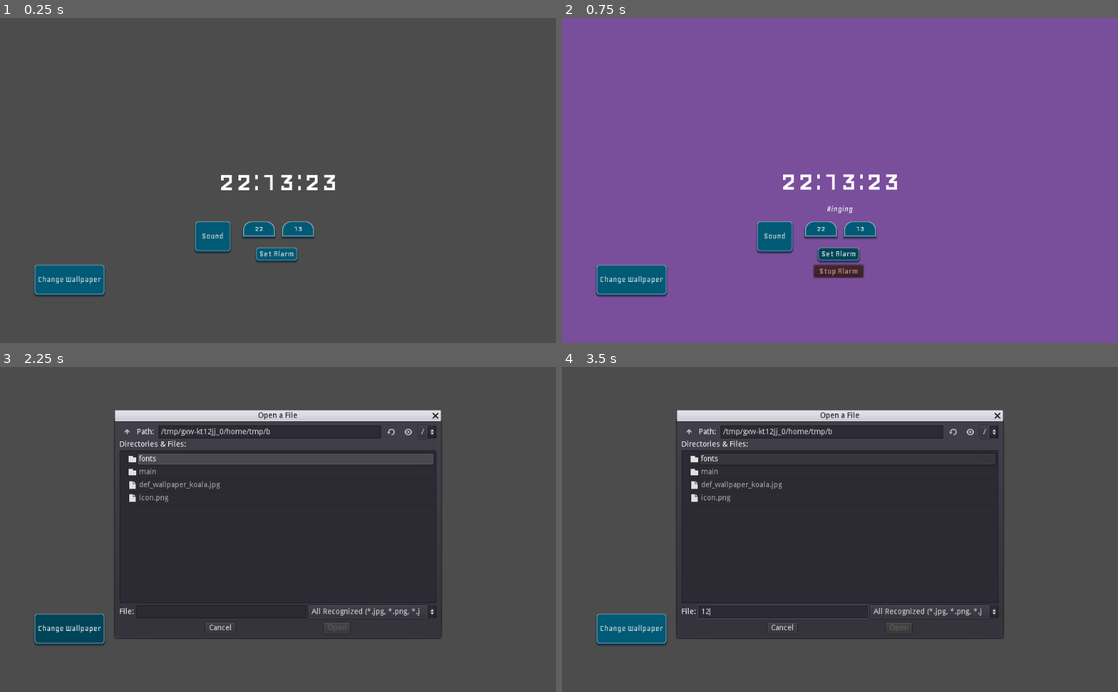
Above: before the commit, frames 1-4 (two rows, left to right).
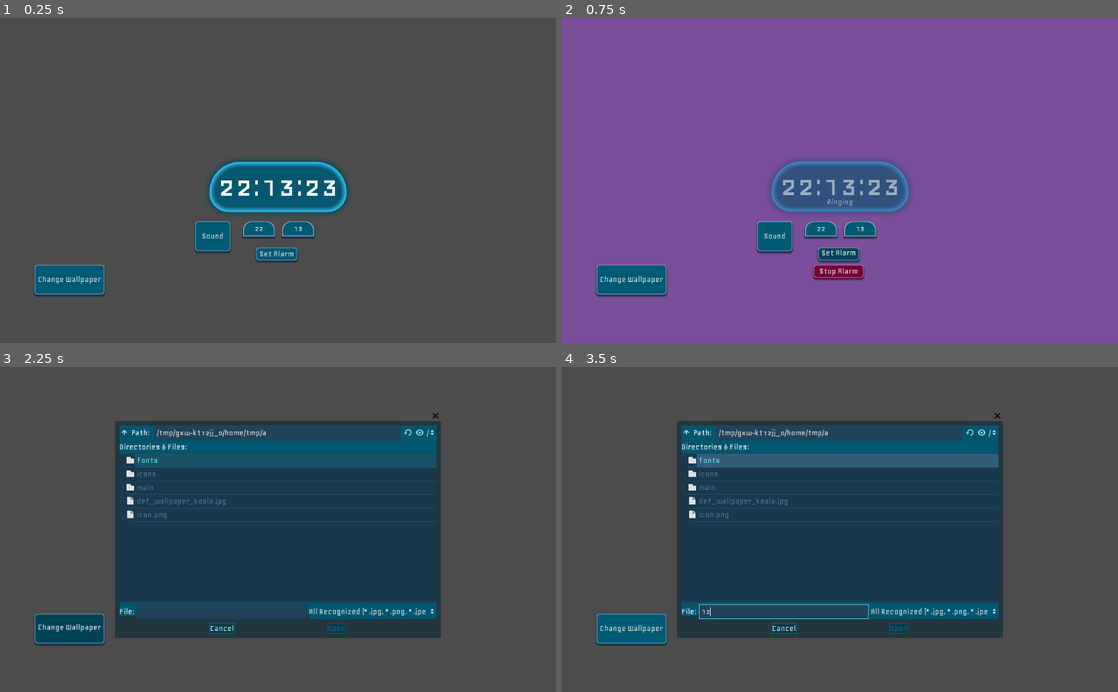
Above: after the commit, the same moments.

Repository: Quinhz/godowake
Game: Godot game, scene res://main/Main.tscn
The game is run twice, just before and just after one commit, with the same random seed, the same clock (stepped at 60 frames per second) and the same inputs.
Inputs (mouse positions are in pixels of both pictures, inside the frame that each line leads up to):
- Up to frame 1 (0.25 s): no input
- Up to frame 2 (0.75 s): click "Set Alarm" at 0.5 s
- Up to frame 3 (2.25 s): click "Stop Alarm" at 1.25 s; click "Change Wallpaper" at 2 s
- Up to frame 4 (3.5 s): click (784, 610) at 2.77 s; type "12" at 2.85 s

The runs differ from the first frame. In frame 1, 4.0% of the frame differs, in the area x 37-63%, y 43-61%; in frame 2, 4.4%; in frame 3, 38%, in the area x 6-80%, y 13-84%; in frame 4, 38%.

Commit message:
UI/UX improved, more visual feedbacks: everything themed.

Diff:
--- a/main/Main.gd
+++ b/main/Main.gd
@@ -17,6 +17,8 @@
 onready var file_dialog = $FileDialog
 onready var audio_dialog = $AudioDialog
 onready var alarm_sound = $AudioStreamPlayer
+onready var status = $Clock/LabelStatus
+onready var tween = get_node("Tween")
 
 
 # Called when the node enters the scene tree for the first time.
@@ -41,11 +43,25 @@
 		$AlertOverlay.visible = true
 		if OS.get_ticks_msec() % 1000 < 500:
 			$AlertOverlay.color = Color(1, 0.31, 0.31, 0.5)
+			tween.interpolate_property($Clock, "modulate",
+				Color(1,1,1,1), Color(1,1,1,0.5), 0.5,
+				Tween.TRANS_LINEAR, Tween.EASE_IN_OUT)
+			tween.start()
+
 		else:
 			$AlertOverlay.color = Color(0.7, 0.31, 1, 0.44)
+			tween.interpolate_property($Clock, "modulate",
+				Color(1,1,1,0.5), Color(1,1,1,1), 0.5,
+				Tween.TRANS_LINEAR, Tween.EASE_IN_OUT)
+			tween.start()
 #		$Wallpaper.rect_position.x += sin(OS.get_ticks_msec() * 0.005)
+
 		$Clock.rect_position.y += sin(OS.get_ticks_msec() * 0.001) * 0.1
 	elif alarm_sound.playing == false:
+		tween.interpolate_property($Clock, "modulate",
+				Color(1,1,1,1), Color(1,1,1,1), 0.5,
+				Tween.TRANS_LINEAR, Tween.EASE_IN_OUT)
+		tween.start()
 		$Clock.rect_position.y = 266
 		$AlertOverlay.visible = false
 
@@ -90,7 +106,7 @@
 	if active_alarm and not alarm_sound.playing:
 		alarm_sound.play()
 		$StopAlarm.show()
-		$LabelStatus.text = "Ringing"
+		status.text = "Ringing"
 #		print("HEY DEV!")
 
 func save_config():
@@ -146,16 +162,16 @@
 		active_alarm = true
 		if $StopAlarm.visible and alarm_sound.playing:
 			$StopAlarm.hide()
-			$LabelStatus.text = ""
+			status.text = ""
 			alarm_sound.stop()
 			active_alarm = false
 		if active_alarm:
-			$LabelStatus.text = "Alarm set for: %02d:%02d" % [h, m]
+			status.text = "Alarm set for: %02d:%02d" % [h, m]
 	else:
 		alarm_hour = -1
 		alarm_minute = -1
 		active_alarm = false
-		$LabelStatus.text = "Invalid Time!"
+		status.text = "Invalid Time!"
 	print(active_alarm)
 
 
@@ -163,7 +179,7 @@
 	$StopAlarm.hide()
 	active_alarm = false
 	alarm_sound.stop()
-	$LabelStatus.text = ""
+	status.text = ""
 
 
 
--- a/main/Main.tscn
+++ b/main/Main.tscn
@@ -10,6 +10,11 @@
 size = 64
 font_data = ExtResource( 2 )
 
+[sub_resource type="DynamicFont" id=4]
+font_data = ExtResource( 4 )
+
+[sub_resource type="StyleBoxEmpty" id=18]
+
 [sub_resource type="DynamicFont" id=3]
 font_data = ExtResource( 2 )
 
@@ -19,8 +24,314 @@
 [sub_resource type="DynamicFont" id=5]
 font_data = ExtResource( 2 )
 
-[sub_resource type="DynamicFont" id=4]
-font_data = ExtResource( 4 )
+[sub_resource type="ShortCut" id=51]
+
+[sub_resource type="StyleBoxFlat" id=14]
+content_margin_bottom = 5.0
+bg_color = Color( 0.313726, 0, 0.141176, 1 )
+border_width_left = 1
+border_width_top = 1
+border_width_right = 1
+border_width_bottom = 1
+border_blend = true
+corner_radius_top_left = 5
+corner_radius_top_right = 5
+corner_radius_bottom_right = 5
+corner_radius_bottom_left = 5
+shadow_color = Color( 0.262745, 0.00784314, 0.0941176, 0.717647 )
+shadow_size = 3
+shadow_offset = Vector2( 0, 3 )
+
+[sub_resource type="StyleBoxFlat" id=16]
+bg_color = Color( 0.462745, 0, 0.207843, 1 )
+border_width_left = 1
+border_width_top = 1
+border_width_right = 1
+border_width_bottom = 1
+border_blend = true
+corner_radius_top_left = 5
+corner_radius_top_right = 5
+corner_radius_bottom_right = 5
+corner_radius_bottom_left = 5
+shadow_color = Color( 0.262745, 0.00784314, 0.0941176, 0.717647 )
+shadow_size = 1
+shadow_offset = Vector2( 0, 1 )
+
+[sub_resource type="StyleBoxEmpty" id=17]
+
+[sub_resource type="StyleBoxFlat" id=15]
+bg_color = Color( 0.462745, 0, 0.207843, 1 )
+border_width_left = 1
+border_width_top = 1
+border_width_right = 1
+border_width_bottom = 1
+border_blend = true
+corner_radius_top_left = 5
+corner_radius_top_right = 5
+corner_radius_bottom_right = 5
+corner_radius_bottom_left = 5
+shadow_color = Color( 0.262745, 0.00784314, 0.0941176, 0.717647 )
+shadow_size = 3
+shadow_offset = Vector2( 0, 3 )
+
+[sub_resource type="StyleBoxFlat" id=19]
+bg_color = Color( 0, 0.231373, 0.305882, 0.803922 )
+border_width_left = 1
+border_width_top = 1
+border_width_right = 1
+border_width_bottom = 1
+border_color = Color( 0.156863, 0.403922, 0.431373, 1 )
+border_blend = true
+corner_radius_top_left = 1
+corner_radius_top_right = 1
+corner_radius_bottom_right = 1
+corner_radius_bottom_left = 1
+
+[sub_resource type="StyleBoxFlat" id=10]
+bg_color = Color( 0, 0.231373, 0.305882, 0.803922 )
+border_width_left = 1
+border_width_top = 1
+border_width_right = 1
+border_width_bottom = 1
+border_color = Color( 0.360784, 0.941176, 1, 1 )
+border_blend = true
+corner_radius_top_left = 1
+corner_radius_top_right = 1
+corner_radius_bottom_right = 1
+corner_radius_bottom_left = 1
+
+[sub_resource type="StyleBoxFlat" id=23]
+content_margin_bottom = 3.0
+bg_color = Color( 0, 0.176471, 0.235294, 0.803922 )
+border_width_left = 1
+border_width_top = 1
+border_width_right = 1
+border_width_bottom = 1
+border_color = Color( 0, 0.588235, 0.647059, 1 )
+border_blend = true
+corner_radius_top_left = 1
+corner_radius_top_right = 1
+corner_radius_bottom_right = 1
+corner_radius_bottom_left = 1
+
+[sub_resource type="StyleBoxFlat" id=20]
+bg_color = Color( 0, 0.231373, 0.305882, 0.803922 )
+border_width_left = 1
+border_width_top = 1
+border_width_right = 1
+border_width_bottom = 1
+border_color = Color( 0, 0.588235, 0.647059, 1 )
+border_blend = true
+corner_radius_top_left = 1
+corner_radius_top_right = 1
+corner_radius_bottom_right = 1
+corner_radius_bottom_left = 1
+
+[sub_resource type="StyleBoxFlat" id=24]
+bg_color = Color( 0, 0.45098, 0.596078, 0.803922 )
+border_width_left = 1
+border_width_top = 1
+border_width_right = 1
+border_width_bottom = 1
+border_color = Color( 0, 0.588235, 0.647059, 1 )
+border_blend = true
+corner_radius_top_left = 1
+corner_radius_top_right = 1
+corner_radius_bottom_right = 1
+corner_radius_bottom_left = 1
+
+[sub_resource type="StyleBoxFlat" id=11]
+bg_color = Color( 0, 0.352941, 0.462745, 0.803922 )
+
+[sub_resource type="StyleBoxFlat" id=21]
+bg_color = Color( 0.133333, 0.254902, 0.337255, 0.870588 )
+border_width_left = 1
+border_width_top = 1
+border_width_right = 1
+border_width_bottom = 1
+border_color = Color( 0.360784, 0.941176, 1, 1 )
+
+[sub_resource type="StyleBoxFlat" id=12]
+content_margin_left = 5.0
+content_margin_right = 5.0
+content_margin_top = 5.0
+content_margin_bottom = 5.0
+bg_color = Color( 0.133333, 0.254902, 0.337255, 0.870588 )
+corner_radius_top_left = 3
+corner_radius_top_right = 3
+corner_radius_bottom_right = 3
+corner_radius_bottom_left = 3
+
+[sub_resource type="StyleBoxFlat" id=25]
+bg_color = Color( 0.2, 0.270588, 0.294118, 0.803922 )
+corner_radius_top_left = 1
+corner_radius_top_right = 1
+corner_radius_bottom_right = 1
+corner_radius_bottom_left = 1
+
+[sub_resource type="StyleBoxEmpty" id=26]
+
+[sub_resource type="StyleBoxFlat" id=27]
+content_margin_bottom = 3.0
+bg_color = Color( 0, 0.266667, 0.352941, 0.803922 )
+corner_radius_top_left = 1
+corner_radius_top_right = 1
+corner_radius_bottom_right = 1
+corner_radius_bottom_left = 1
+
+[sub_resource type="StyleBoxFlat" id=28]
+bg_color = Color( 0, 0.352941, 0.462745, 0.803922 )
+corner_radius_top_left = 1
+corner_radius_top_right = 1
+corner_radius_bottom_right = 1
+corner_radius_bottom_left = 1
+
+[sub_resource type="StyleBoxFlat" id=29]
+bg_color = Color( 0, 0.501961, 0.658824, 0.803922 )
+border_width_left = 1
+border_width_top = 1
+border_width_right = 1
+border_width_bottom = 1
+border_color = Color( 0.360784, 0.941176, 1, 1 )
+border_blend = true
+corner_radius_top_left = 1
+corner_radius_top_right = 1
+corner_radius_bottom_right = 1
+corner_radius_bottom_left = 1
+
+[sub_resource type="StyleBoxFlat" id=35]
+bg_color = Color( 0.196078, 0.439216, 0.588235, 1 )
+
+[sub_resource type="StyleBoxFlat" id=36]
+bg_color = Color( 0.101961, 0.223529, 0.298039, 1 )
+
+[sub_resource type="StyleBoxEmpty" id=52]
+
+[sub_resource type="StyleBoxEmpty" id=45]
+
+[sub_resource type="StyleBoxFlat" id=34]
+bg_color = Color( 0.101961, 0.223529, 0.298039, 1 )
+
+[sub_resource type="StyleBoxEmpty" id=46]
+
+[sub_resource type="StyleBoxFlat" id=47]
+bg_color = Color( 0.0627451, 0.133333, 0.176471, 1 )
+
+[sub_resource type="StyleBoxEmpty" id=48]
+
+[sub_resource type="StyleBoxFlat" id=44]
+bg_color = Color( 0.196078, 0.368627, 0.478431, 1 )
+
+[sub_resource type="StyleBoxFlat" id=49]
+bg_color = Color( 0.0980392, 0.321569, 0.4, 1 )
+
+[sub_resource type="StyleBoxEmpty" id=50]
+
+[sub_resource type="StyleBoxFlat" id=37]
+bg_color = Color( 0.0117647, 0.435294, 0.482353, 1 )
+corner_radius_top_left = 100
+corner_radius_top_right = 100
+corner_radius_bottom_right = 100
+corner_radius_bottom_left = 100
+
+[sub_resource type="StyleBoxFlat" id=38]
+bg_color = Color( 0.313726, 0.733333, 0.776471, 1 )
+corner_radius_top_left = 100
+corner_radius_top_right = 100
+corner_radius_bottom_right = 100
+corner_radius_bottom_left = 100
+
+[sub_resource type="StyleBoxFlat" id=39]
+bg_color = Color( 0.313726, 0.733333, 0.776471, 1 )
+border_width_left = 1
+border_width_top = 1
+border_width_right = 1
+border_width_bottom = 1
+border_color = Color( 0.8, 0.8, 0.8, 0 )
+corner_radius_top_left = 100
+corner_radius_top_right = 100
+corner_radius_bottom_right = 100
+corner_radius_bottom_left = 100
+
+[sub_resource type="StyleBoxFlat" id=40]
+content_margin_left = 5.0
+content_margin_right = 5.0
+content_margin_top = 5.0
+content_margin_bottom = 5.0
+bg_color = Color( 0.101961, 0.223529, 0.298039, 1 )
+corner_radius_top_left = 100
+corner_radius_top_right = 100
+corner_radius_bottom_right = 100
+corner_radius_bottom_left = 100
+
+[sub_resource type="StyleBoxFlat" id=41]
+bg_color = Color( 0.313726, 0.733333, 0.776471, 1 )
+corner_radius_top_left = 100
+corner_radius_top_right = 100
+corner_radius_bottom_right = 100
+corner_radius_bottom_left = 100
+
+[sub_resource type="StyleBoxFlat" id=9]
+bg_color = Color( 0.133333, 0.215686, 0.239216, 1 )
+corner_radius_top_left = 3
+corner_radius_top_right = 3
+corner_radius_bottom_right = 3
+
+[sub_resource type="DynamicFont" id=22]
+use_filter = true
+font_data = ExtResource( 2 )
+
+[sub_resource type="Theme" id=8]
+default_font = SubResource( 22 )
+Button/styles/disabled = SubResource( 19 )
+Button/styles/focus = SubResource( 10 )
+Button/styles/hover = SubResource( 23 )
+Button/styles/normal = SubResource( 20 )
+Button/styles/pressed = SubResource( 24 )
+Label/styles/normal = SubResource( 11 )
+LineEdit/colors/font_color_selected = Color( 0.0862745, 0.258824, 0.360784, 1 )
+LineEdit/colors/selection_color = Color( 0.415686, 0.945098, 1, 1 )
+LineEdit/styles/focus = SubResource( 21 )
+LineEdit/styles/normal = SubResource( 12 )
+OptionButton/styles/disabled = SubResource( 25 )
+OptionButton/styles/focus = SubResource( 26 )
+OptionButton/styles/hover = SubResource( 27 )
+OptionButton/styles/normal = SubResource( 28 )
+OptionButton/styles/pressed = SubResource( 29 )
+PopupMenu/colors/font_color = Color( 0.380392, 0.866667, 0.901961, 1 )
+PopupMenu/styles/hover = SubResource( 35 )
+PopupMenu/styles/panel = SubResource( 36 )
+ToolButton/colors/font_color = Color( 0.635294, 0.941176, 1, 1 )
+ToolButton/colors/font_color_focus = Color( 0.635294, 0.941176, 1, 0 )
+ToolButton/colors/font_color_hover = Color( 0.419608, 0.619608, 0.654902, 1 )
+ToolButton/colors/font_color_pressed = Color( 0.101961, 0.439216, 0.501961, 1 )
+ToolButton/styles/focus = SubResource( 52 )
+TooltipLabel/colors/font_color = Color( 0.419608, 0.878431, 0.913725, 1 )
+TooltipPanel/styles/panel = SubResource( 45 )
+Tree/colors/font_color = Color( 0.309804, 0.470588, 0.596078, 1 )
+Tree/colors/font_color_selected = Color( 0.380392, 0.866667, 0.901961, 1 )
+Tree/colors/guide_color = Color( 0.137255, 0.32549, 0.384314, 1 )
+Tree/styles/bg = SubResource( 34 )
+Tree/styles/bg_focus = SubResource( 46 )
+Tree/styles/button_pressed = SubResource( 47 )
+Tree/styles/cursor = SubResource( 48 )
+Tree/styles/cursor_unfocused = SubResource( 48 )
+Tree/styles/custom_button = SubResource( 48 )
+Tree/styles/custom_button_hover = SubResource( 48 )
+Tree/styles/custom_button_pressed = SubResource( 48 )
+Tree/styles/selected = SubResource( 44 )
+Tree/styles/selected_focus = SubResource( 49 )
+Tree/styles/title_button_hover = SubResource( 50 )
+VScrollBar/styles/grabber = SubResource( 37 )
+VScrollBar/styles/grabber_highlight = SubResource( 38 )
+VScrollBar/styles/grabber_pressed = SubResource( 39 )
+VScrollBar/styles/scroll = SubResource( 40 )
+VScrollBar/styles/scroll_focus = SubResource( 41 )
+WindowDialog/colors/title_color = Color( 0.2, 1, 1, 0 )
+WindowDialog/styles/panel = SubResource( 9 )
+
+[sub_resource type="Animation" id=13]
+resource_name = "test"
 
 [node name="Main" type="Control"]
 anchor_right = 1.0
@@ -36,6 +347,7 @@
 visible = false
 anchor_right = 1.0
 anchor_bottom = 1.0
+mouse_filter = 1
 color = Color( 1, 0.341176, 0.309804, 0.690196 )
 
 [node name="Clock" type="Label" parent="."]
@@ -43,12 +355,28 @@
 anchor_top = 0.5
 anchor_right = 0.5
 anchor_bottom = 0.5
-margin_left = -111.0
-margin_top = -34.0
-margin_right = 111.0
-margin_bottom = 33.0
+margin_left = -121.0
+margin_top = -35.5
+margin_right = 121.0
+margin_bottom = 35.5
+theme = ExtResource( 5 )
 custom_fonts/font = SubResource( 1 )
 text = "00:00:00"
+
+[node name="LabelStatus" type="Label" parent="Clock"]
+anchor_left = 0.5
+anchor_top = 0.5
+anchor_right = 0.5
+anchor_bottom = 0.5
+margin_left = -64.0
+margin_top = 12.0
+margin_right = 64.0
+margin_bottom = 49.0
+rect_min_size = Vector2( 128, 17 )
+custom_fonts/font = SubResource( 4 )
+custom_styles/normal = SubResource( 18 )
+align = 1
+valign = 1
 
 [node name="ChangeWallp" type="Button" parent="."]
 anchor_left = 0.124023
@@ -60,6 +388,7 @@
 margin_right = 62.9991
 margin_bottom = 27.0
 rect_min_size = Vector2( 128, 54 )
+mouse_default_cursor_shape = 2
 theme = ExtResource( 5 )
 custom_fonts/font = SubResource( 3 )
 text = "Change Wallpaper"
@@ -77,6 +406,7 @@
 margin_right = 32.256
 margin_bottom = 26.8
 rect_min_size = Vector2( 64, 54 )
+mouse_default_cursor_shape = 2
 theme = ExtResource( 5 )
 custom_fonts/font = SubResource( 3 )
 text = "Sound"
@@ -134,8 +464,10 @@
 margin_right = 37.5
 margin_bottom = 11.5
 rect_min_size = Vector2( 75, 23 )
+mouse_default_cursor_shape = 2
 theme = ExtResource( 5 )
 custom_fonts/font = SubResource( 5 )
+shortcut = SubResource( 51 )
 text = "Set Alarm"
 __meta__ = {
 "_edit_use_anchors_": true
@@ -143,7 +475,6 @@
 
 [node name="StopAlarm" type="Button" parent="."]
 visible = false
-self_modulate = Color( 1, 0.647059, 0.647059, 1 )
 anchor_left = 0.489746
 anchor_top = 0.779167
 anchor_right = 0.505371
@@ -153,32 +484,21 @@
 margin_right = 37.5
 margin_bottom = 11.5
 rect_min_size = Vector2( 91, 23 )
+mouse_default_cursor_shape = 2
 custom_fonts/font = SubResource( 5 )
+custom_styles/hover = SubResource( 14 )
+custom_styles/pressed = SubResource( 16 )
+custom_styles/focus = SubResource( 17 )
+custom_styles/normal = SubResource( 15 )
 text = "Stop Alarm"
 __meta__ = {
 "_edit_use_anchors_": true
 }
 
-[node name="LabelStatus" type="Label" parent="."]
-anchor_left = 0.437
-anchor_top = 0.573
-anchor_right = 0.562
-anchor_bottom = 0.6
-margin_left = 0.511993
-margin_top = 0.199982
-margin_right = 0.511963
-margin_bottom = 0.999969
-rect_min_size = Vector2( 128, 17 )
-custom_fonts/font = SubResource( 4 )
-align = 1
-valign = 1
-__meta__ = {
-"_edit_use_anchors_": true
-}
-
 [node name="FileDialog" type="FileDialog" parent="."]
 margin_right = 315.0
 margin_bottom = 130.0
+theme = SubResource( 8 )
 window_title = "Open a File"
 mode = 0
 access = 2
@@ -187,6 +507,7 @@
 [node name="AudioDialog" type="FileDialog" parent="."]
 margin_right = 315.0
 margin_bottom = 130.0
+theme = SubResource( 8 )
 window_title = "Open a File"
 mode = 0
 access = 2
@@ -194,6 +515,11 @@
 
 [node name="AudioStreamPlayer" type="AudioStreamPlayer" parent="."]
 stream = ExtResource( 3 )
+
+[node name="Tween" type="Tween" parent="."]
+
+[node name="AnimationPlayer" type="AnimationPlayer" parent="."]
+anims/test = SubResource( 13 )
 
 [connection signal="pressed" from="ChangeWallp" to="." method="_on_ChangeWallp_pressed"]
 [connection signal="pressed" from="ChangeAudio" to="." method="_on_ChangeAudio_pressed"]
--- a/main/P3_theme.tres
+++ b/main/P3_theme.tres
@@ -18,6 +18,7 @@
 [sub_resource type="StyleBoxEmpty" id=14]
 
 [sub_resource type="StyleBoxFlat" id=15]
+content_margin_bottom = 5.0
 bg_color = Color( 0, 0.266667, 0.34902, 1 )
 border_width_left = 1
 border_width_top = 1
@@ -62,6 +63,27 @@
 shadow_size = 1
 shadow_offset = Vector2( 0, 1 )
 
+[sub_resource type="StyleBoxFlat" id=19]
+bg_color = Color( 0.0627451, 0.407843, 0.478431, 1 )
+
+[sub_resource type="StyleBoxFlat" id=18]
+bg_color = Color( 0, 0.352941, 0.462745, 0.803922 )
+border_width_left = 10
+border_width_top = 10
+border_width_right = 10
+border_width_bottom = 10
+border_color = Color( 0.203922, 0.760784, 1, 1 )
+border_blend = true
+corner_radius_top_left = 55
+corner_radius_top_right = 55
+corner_radius_bottom_right = 35
+corner_radius_bottom_left = 35
+expand_margin_left = 5.0
+expand_margin_right = 5.0
+expand_margin_bottom = 5.0
+shadow_color = Color( 0, 0.290196, 0.337255, 0.6 )
+shadow_size = 12
+
 [sub_resource type="StyleBoxFlat" id=12]
 bg_color = Color( 0, 0.352941, 0.462745, 1 )
 border_width_left = 2
@@ -94,5 +116,7 @@
 Button/styles/hover = SubResource( 15 )
 Button/styles/normal = SubResource( 16 )
 Button/styles/pressed = SubResource( 17 )
+FileDialog/styles/normal = SubResource( 19 )
+Label/styles/normal = SubResource( 18 )
 LineEdit/styles/focus = SubResource( 12 )
 LineEdit/styles/normal = SubResource( 13 )
--- a/project.godot
+++ b/project.godot
@@ -24,6 +24,14 @@
 
 common/drop_mouse_on_gui_input_disabled=true
 
+[input]
+
+Confirm={
+"deadzone": 0.5,
+"events": [ Object(InputEventKey,"resource_local_to_scene":false,"resource_name":"","device":0,"alt":false,"shift":false,"control":false,"meta":false,"command":false,"pressed":false,"scancode":16777221,"physical_scancode":0,"unicode":0,"echo":false,"script":null)
+ ]
+}
+
 [physics]
 
 common/enable_pause_aware_picking=true
Binary file added: icons/close.png
Not shown, added: icons/close.png.import
Not shown: 1 places in main/Main.tscn that only renumber resources
Not shown: 1 places in main/P3_theme.tres that only renumber resources
